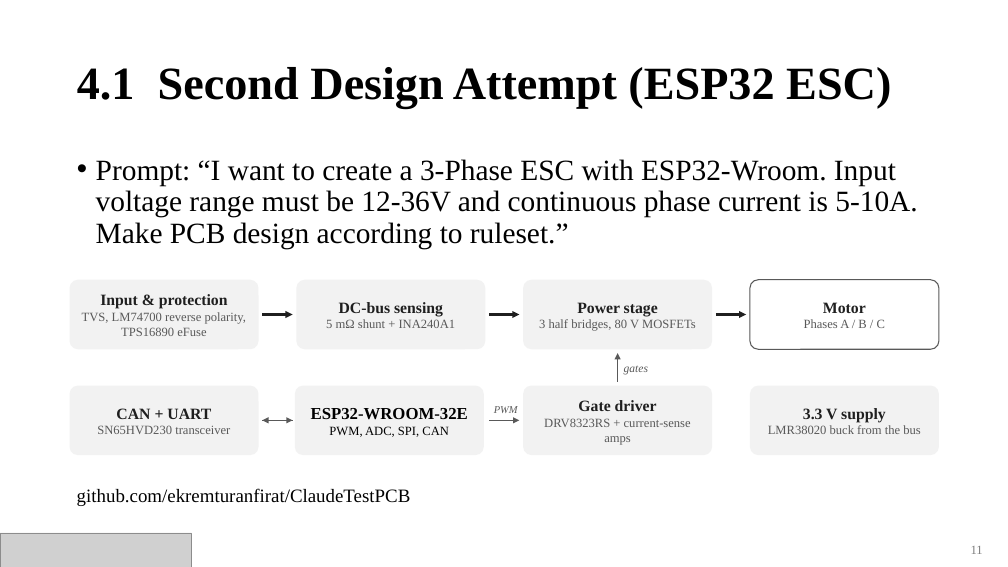
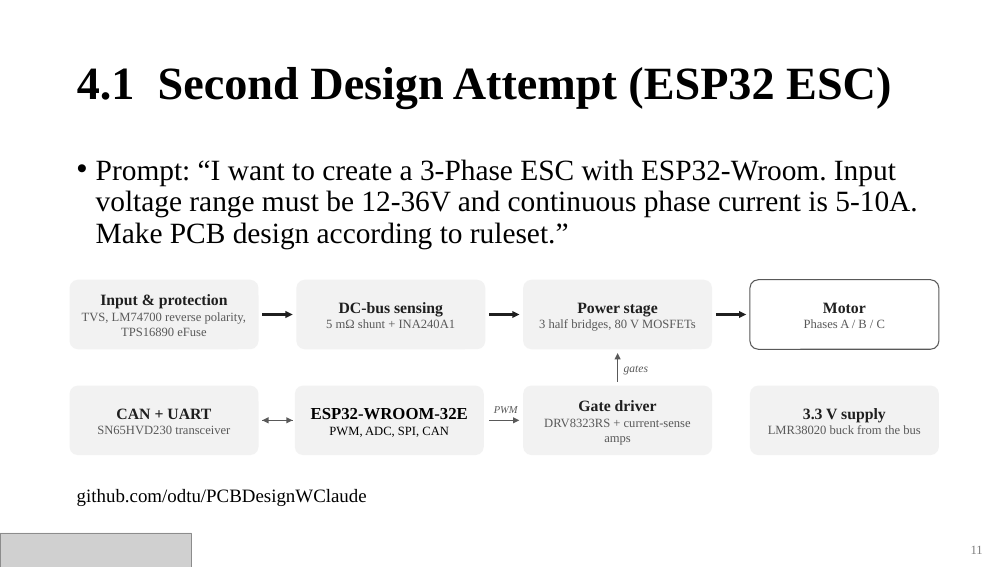
Before and after one commit to ekremturanfirat/ClaudeTestPCB, a slide deck: slide 11 of Presentation.pptx. Drawn at 1008x567 pixels with LibreOffice and Linux fonts; fonts in the diff are those of the drawing; grey boxes stand for pictures. Boxes give left, top, right and bottom in pixels: in the first picture for what was removed or moved away, otherwise in the second. Text is boxed around its words. In the diff, an @@ line names an element or a change of style, - is before the commit and + after.

```diff
--- a/Presentation.pptx
+++ b/Presentation.pptx
@@ text at <box>77,489,367,506</box>: text changed @@
-github.com/ekremturanfirat/ClaudeTestPCB
+github.com/odtu/PCBDesignWClaude
```
Also in this commit, not shown: 2 other slides changed.
